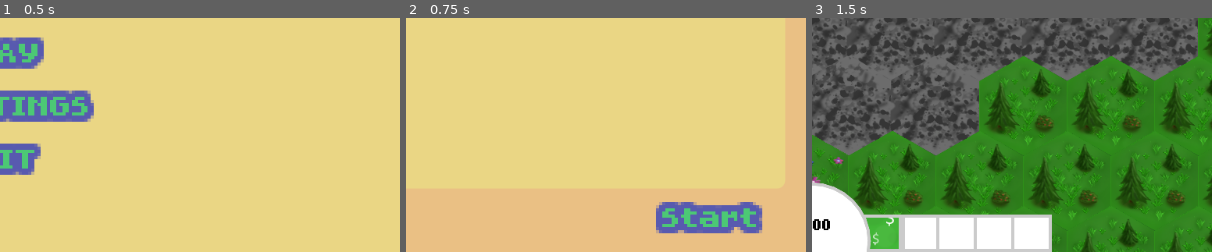
Above: before the commit, frames 1-3 (left to right).
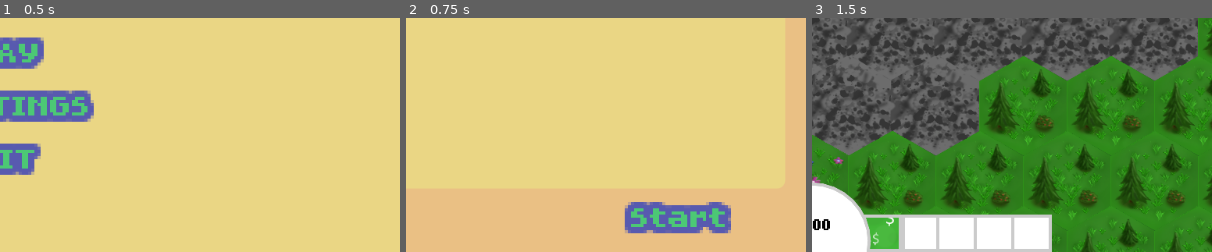
Above: after the commit, the same moments.

Repository: MichaelRRyan/green-industries
Game: Godot game, scene res://scenes/main_menu.tscn
Two runs of this game, one before a commit and one after it. Both use one fixed random seed, a clock stepped at 60 frames per second and the inputs below.
Inputs:
- Up to frame 1 (0.5 s): no input
- Up to frame 2 (0.75 s): click "PLAY" at 0.5 s
- Up to frame 3 (1.5 s): click "Start" at 1.25 s
The pictures show only the part of the screen within x 50-100%, y 50-100%; the shares and areas given below are measured in that part.

Frame 1 is identical in both runs. In frame 2, 3.3% of the frame differs, in the area x 54-90%, y 78-93%; in frame 3, nothing differs.

Commit message:
Changed margins

Diff:
--- a/scenes/ui/lobby.tscn
+++ b/scenes/ui/lobby.tscn
@@ -87,9 +87,9 @@
 anchor_top = 1.0
 anchor_right = 0.5
 anchor_bottom = 1.0
-margin_left = -60.5
+margin_left = -57.0
 margin_top = -18.5
-margin_right = 94.5
+margin_right = 98.0
 margin_bottom = -5.5
 rect_scale = Vector2( 0.860384, 1.0025 )
 text = "IP:[PRIVATE_IP]"
@@ -155,8 +155,9 @@
 anchor_top = 1.0
 anchor_right = 1.0
 anchor_bottom = 1.0
-margin_left = -60.0
+margin_left = -69.75
 margin_top = -22.0
+margin_right = -9.75
 margin_bottom = -3.0
 text = "Start"
 __meta__ = {
